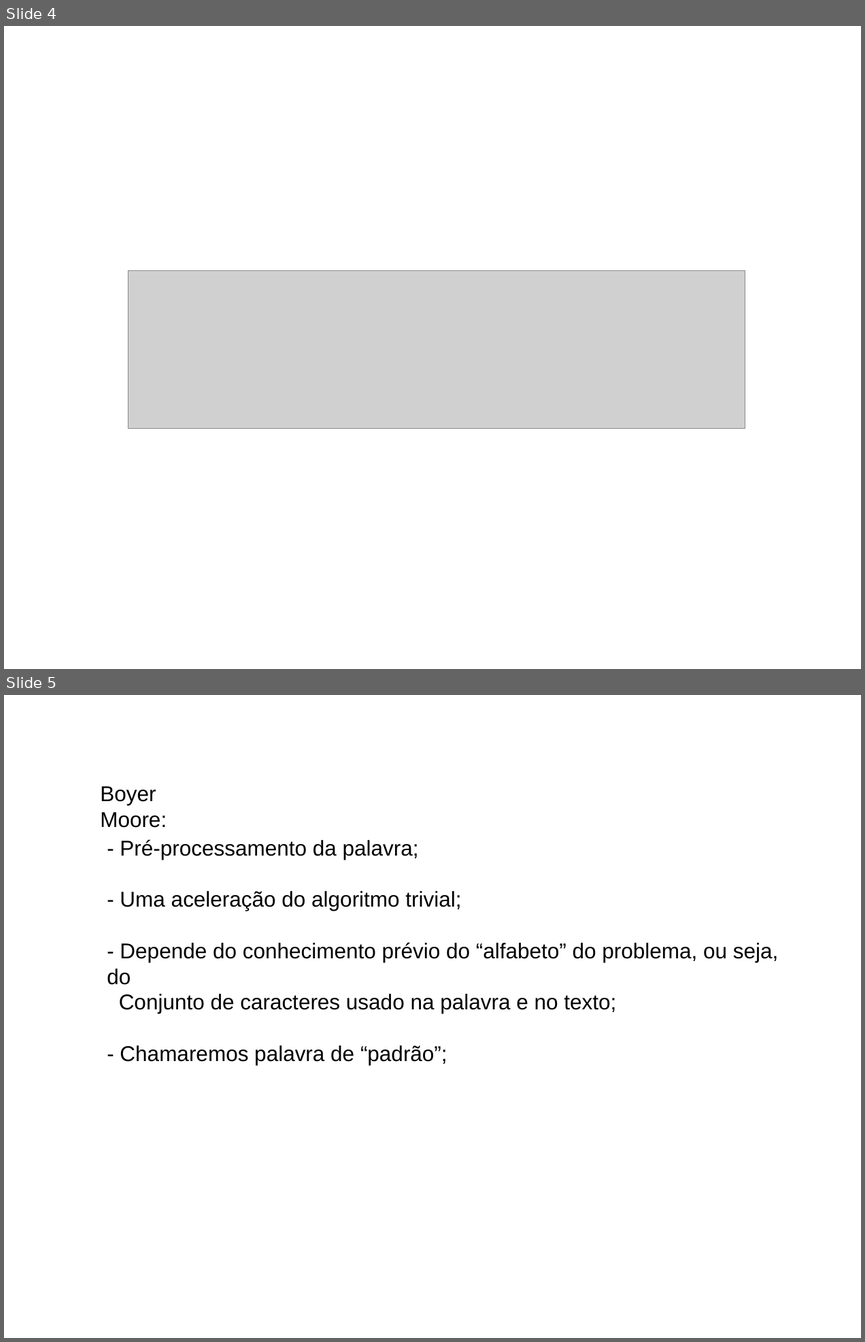
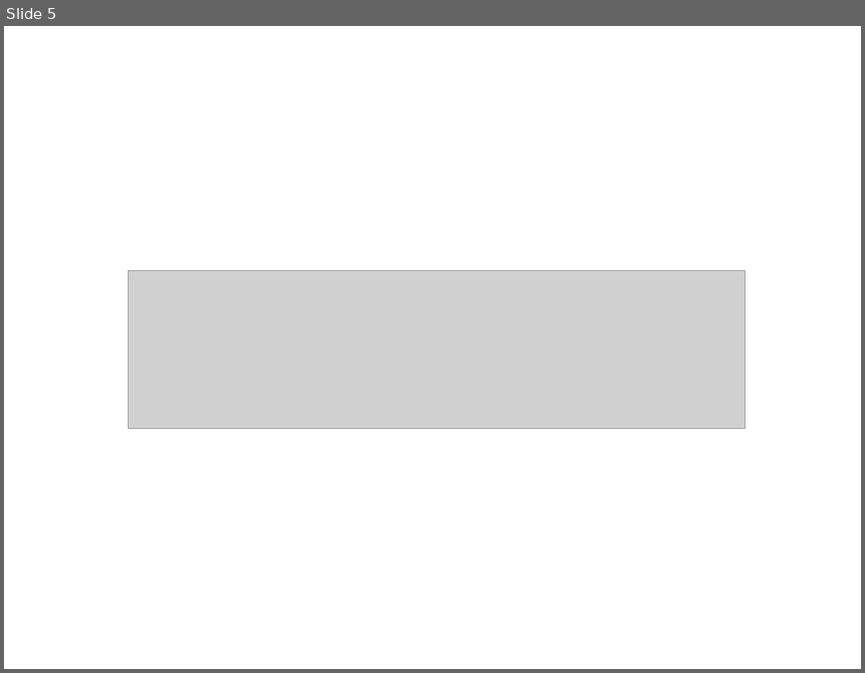
Before and after one commit to BartoAlheiros/Projeto-PAA, a slide deck: PAA 2a Oficina.pptx. Shown one above the other, each under a label of ours: slides 4 and 5 before the commit, slide 5 after it. The pictures are 865x1342 and 865x673 pixels, drawn with LibreOffice and Linux fonts; fonts in the diff are those of the drawing; grey boxes stand for pictures; background and template pictures are left out. Boxes give left, top, right and bottom in pixels: in the first picture for what was removed or moved away, otherwise in the second. Text is boxed around its words. In the diff, an @@ line names an element or a change of style, - is before the commit and + after.

```diff
--- a/PAA 2a Oficina.pptx
+++ b/PAA 2a Oficina.pptx
@@ slide 5 removed at bbox=[4, 695, 861, 1338], background picture (left out) @@
@@ text removed at bbox=[100, 786, 167, 828] @@
-Boyer Moore:
@@ text removed at bbox=[107, 839, 778, 1065] @@
-- Pré-processamento da palavra;
-- Uma aceleração do algoritmo trivial;
-- Depende do conhecimento prévio do “alfabeto” do problema, ou seja, do
-Conjunto de caracteres usado na palavra e no texto;
-- Chamaremos palavra de “padrão”;
@@ what was slide 4 is now slide 5 @@
```
Also in this commit, not shown: 3 slides changed, 13 slides added, 2 other slides removed, 2 other files.
